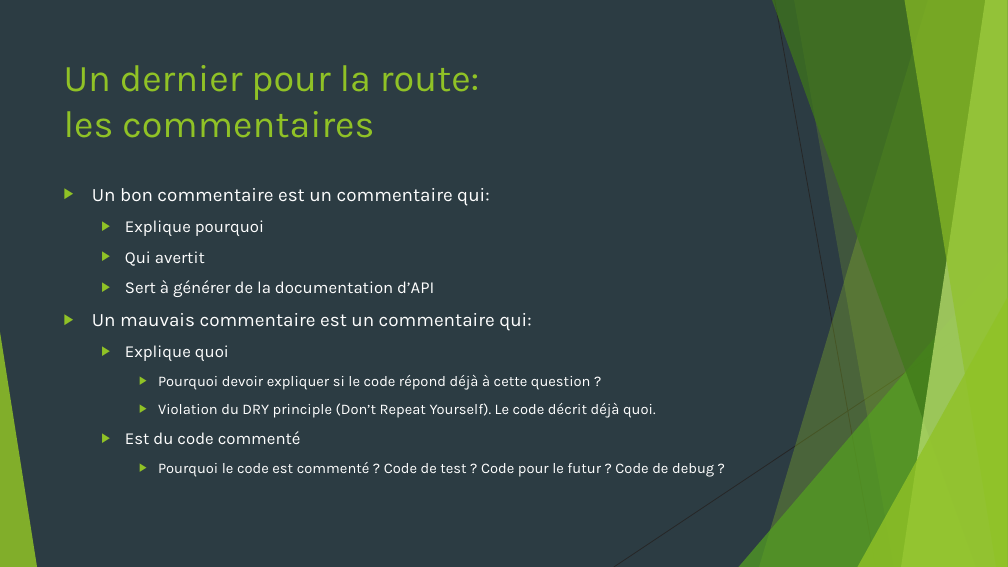
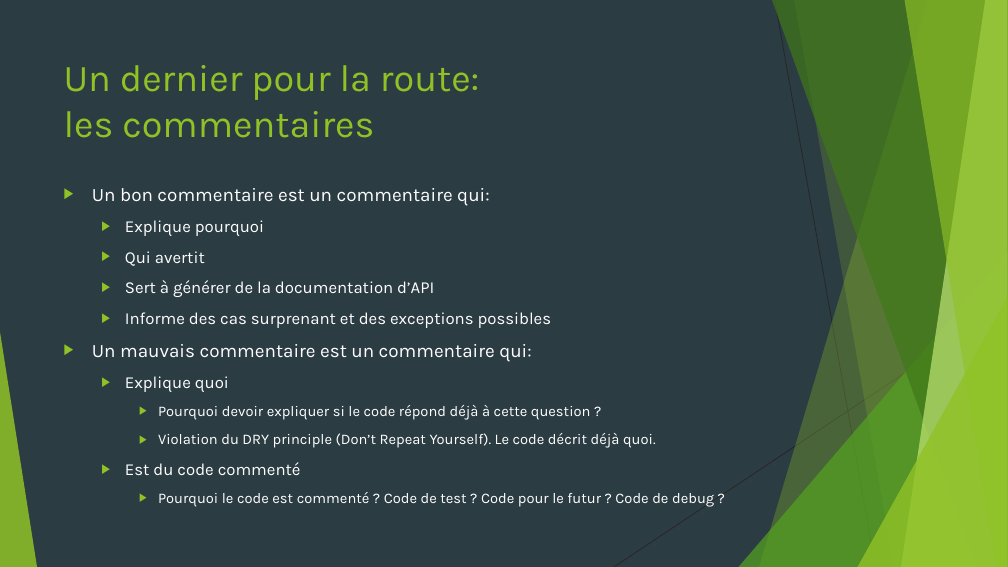
Before and after one commit to worming004/SimpleIsNotEasy, a slide deck: slide 30 of PPT/Easy != Simple.pptx (slide 31 before the commit). Drawn at 1008x567 pixels with LibreOffice and Linux fonts; fonts in the diff are those of the drawing. Boxes give left, top, right and bottom in pixels: in the first picture for what was removed or moved away, otherwise in the second. Text is boxed around its words. In the diff, an @@ line names an element or a change of style, - is before the commit and + after.

```diff
--- a/PPT/Easy != Simple.pptx
+++ b/PPT/Easy != Simple.pptx
@@ text at (125, 312, 552, 328): paragraph added @@
+  ▶ Informe des cas surprenant et des exceptions possibles
```
Also in this commit, not shown: 1 other slide changed, 1 slide removed, 4 other files.
